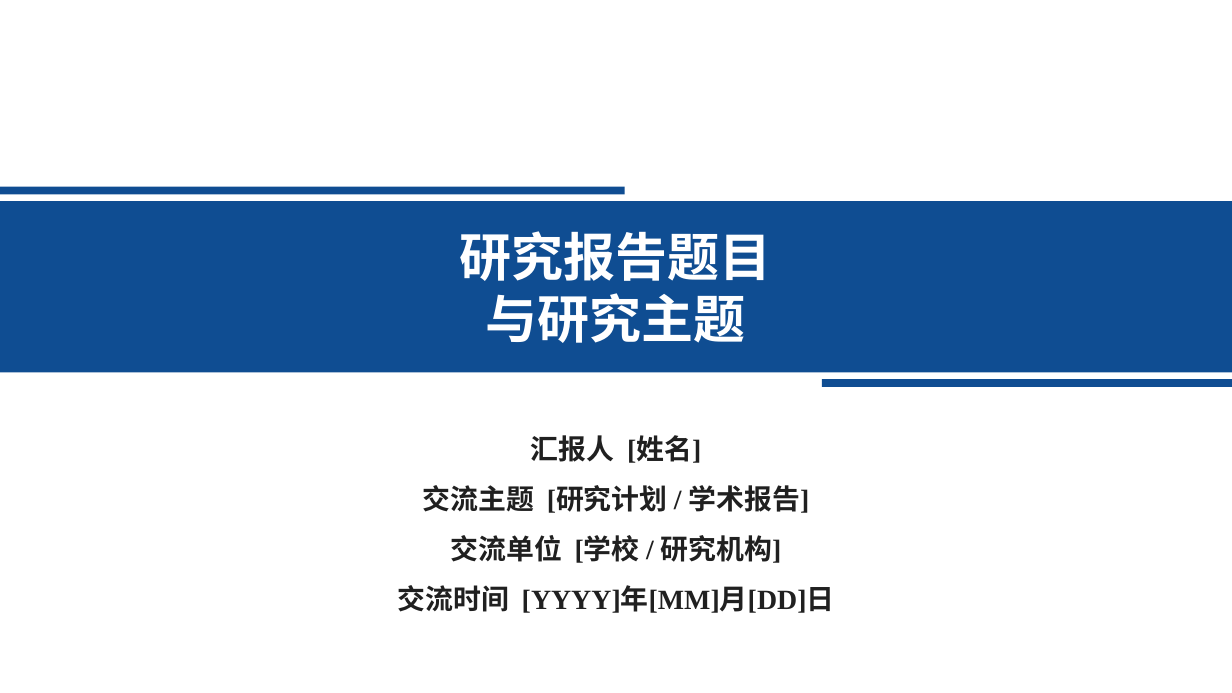
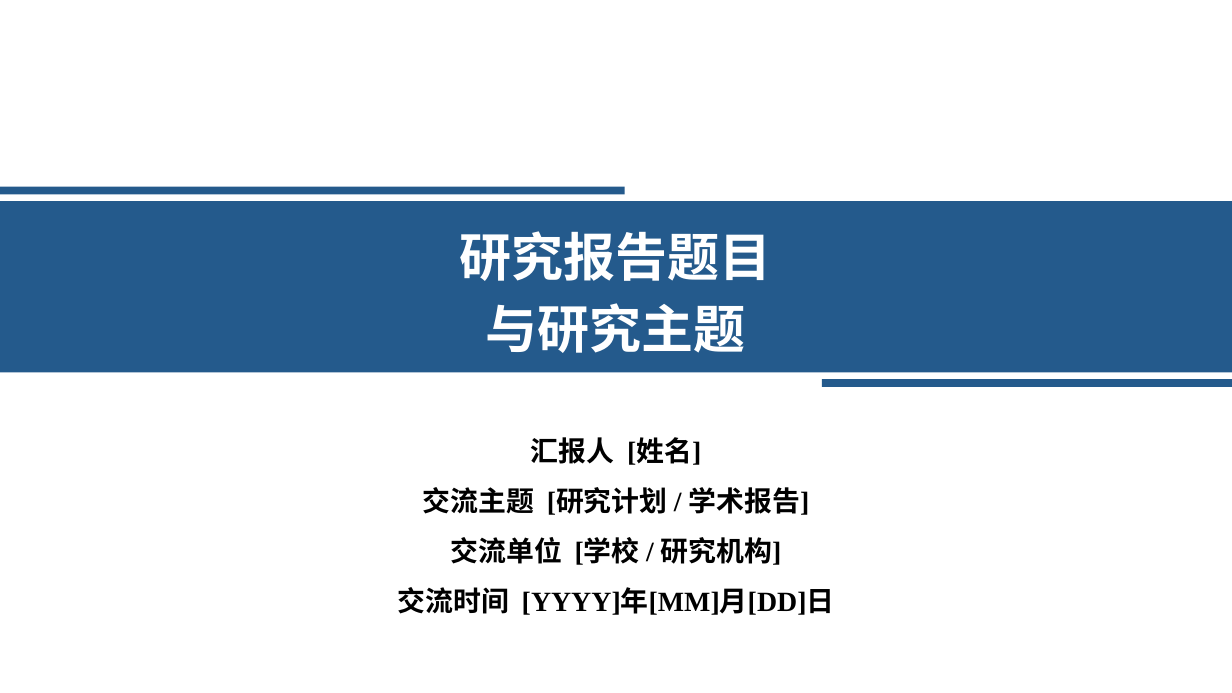
Before and after one commit to Starxy/skills, a slide deck: slide 1 of skills/ppt-craft/assets/academic-blue-template.pptx. Drawn at 1232x693 pixels with LibreOffice and Linux fonts; fonts in the diff are those of the drawing. Boxes give left, top, right and bottom in pixels: in the first picture for what was removed or moved away, otherwise in the second. Text is boxed around its words. In the diff, an @@ line names an element or a change of style, - is before the commit and + after.

Commit message:
feat(ppt-craft): 采用新版学术蓝配色与图文风格

```diff
--- a/skills/ppt-craft/assets/academic-blue-template.pptx
+++ b/skills/ppt-craft/assets/academic-blue-template.pptx
@@ text "研究报告题目" at (460, 231, 772, 353): line spacing 1 to 1.15 @@
@@ fill #0F4D92 to #245A8C in 3 elements at (0, 201, 1232, 372), (0, 187, 625, 194), (823, 379, 1232, 386) @@
@@ text colour #202020 to #000000; line spacing 1 to 1.15; vertical alignment middle to top in 4 elements at (531, 437, 701, 465), (423, 487, 810, 515), (451, 537, 782, 565), (398, 587, 835, 615) @@
```
Also in this commit, not shown: 14 other slides changed, 1 slide added, 1 slide removed, 5 other files.
